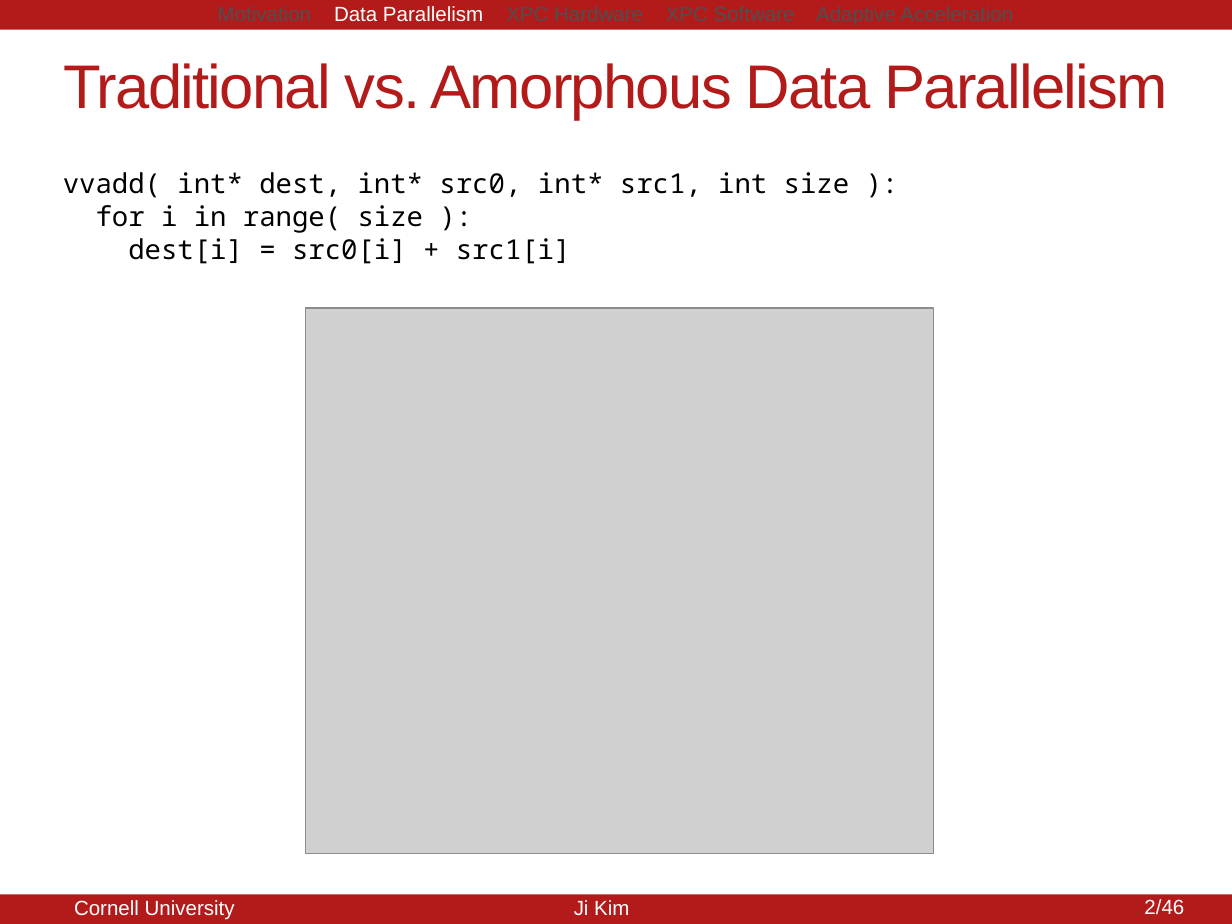
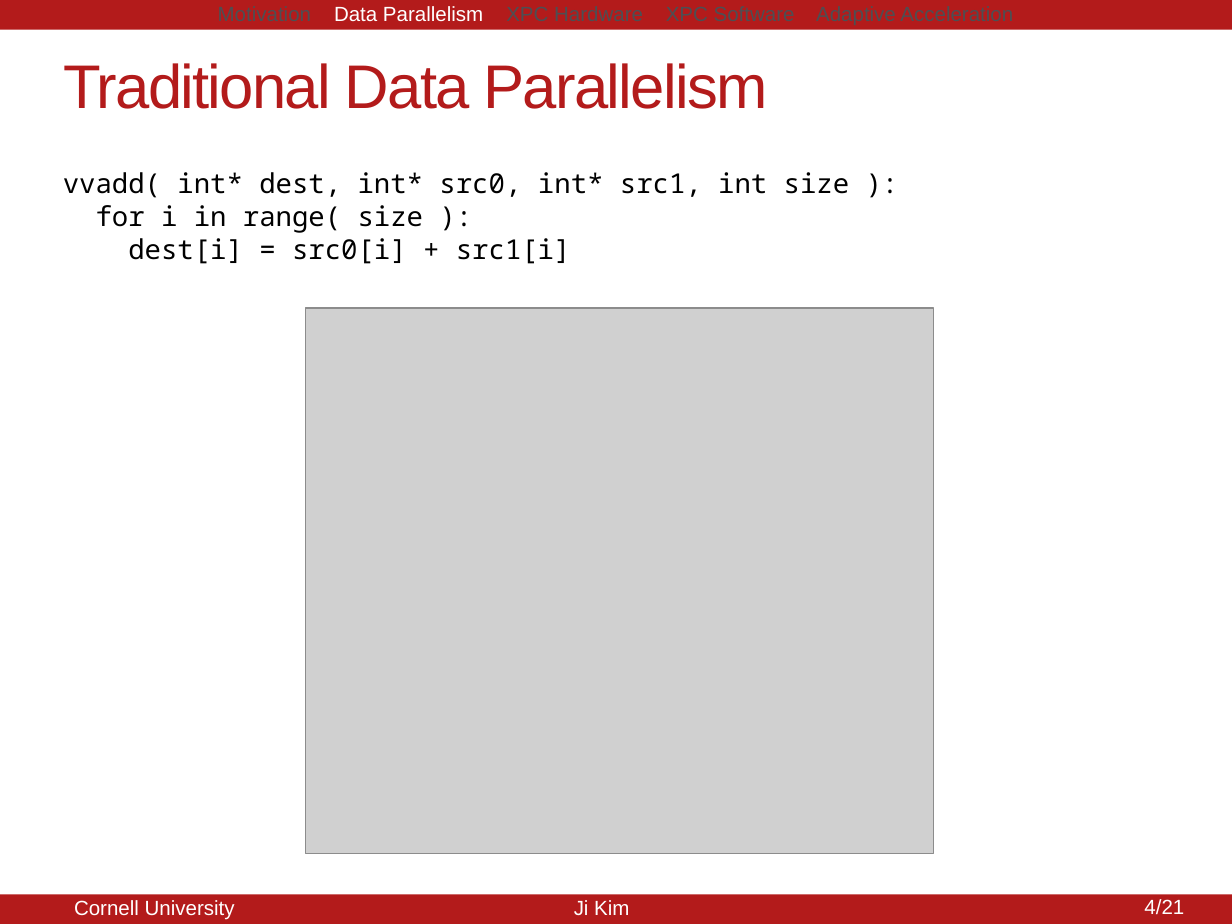
Before and after one commit to jyk46/presentation-brg-xpc, a slide deck: slide 4 of xpc-mtg-091914.pptx (slide 5 before the commit). Drawn at 1232x924 pixels with LibreOffice and Linux fonts; fonts in the diff are those of the drawing; grey boxes stand for pictures. Boxes give left, top, right and bottom in pixels: in the first picture for what was removed or moved away, otherwise in the second. Text is boxed around its words. In the diff, an @@ line names an element or a change of style, - is before the commit and + after.

```diff
--- a/xpc-mtg-091914.pptx
+++ b/xpc-mtg-091914.pptx
@@ title at box(63, 63, 768, 109): text changed @@
-Traditional vs. Amorphous Data Parallelism
+Traditional Data Parallelism
@@ text at box(1144, 899, 1184, 915): text changed @@
-2/46
+4/21
@@ page number at box(1145, 900, 1185, 915): text changed @@
-5/20
+4/21
```
Also in this commit, not shown: 19 other slides changed, 1 slide added.
